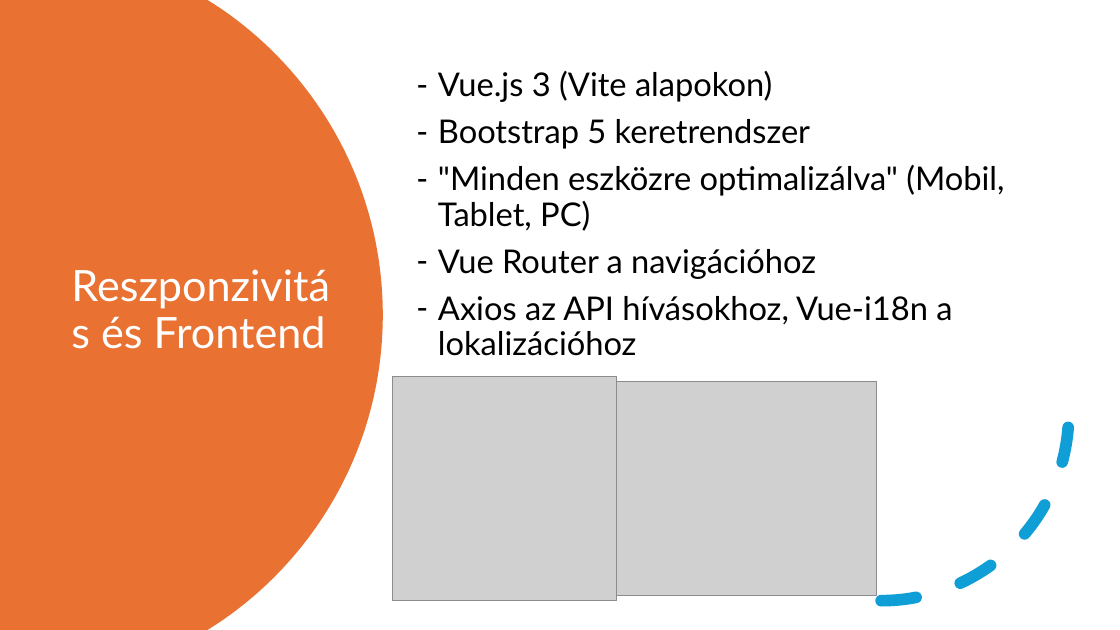
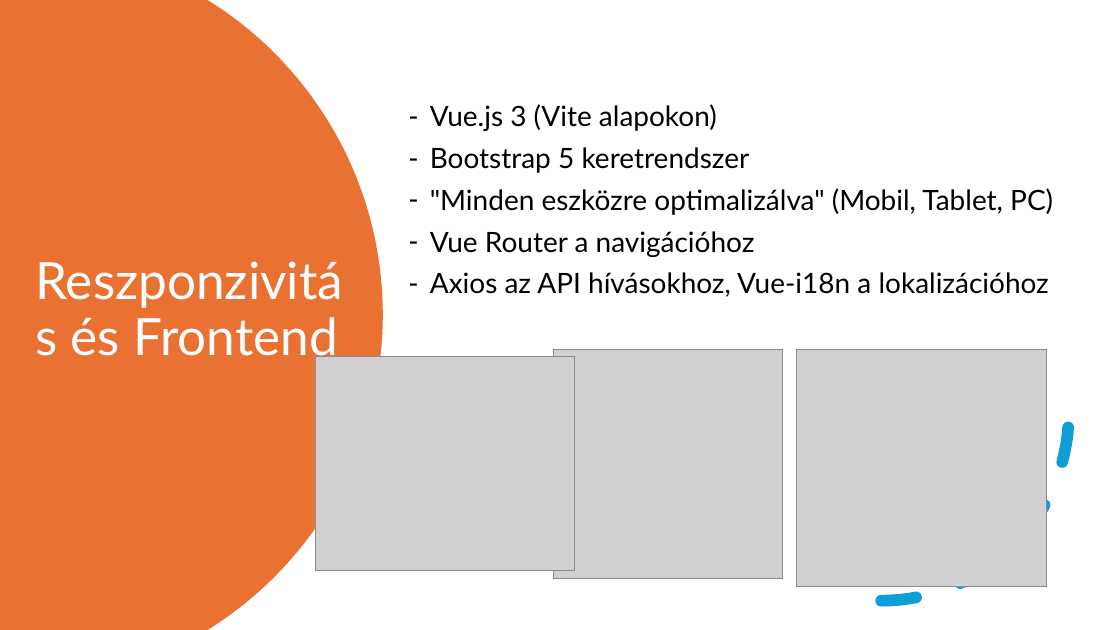
Before and after one commit to FesetoImre5/13_S1_8_vizsgaremek, a slide deck: slide 7 of Dokumentacio/Calentasker_bemutató.pptx (slide 8 before the commit). Drawn at 1120x630 pixels with LibreOffice and Linux fonts; fonts in the diff are those of the drawing; grey boxes stand for pictures. Boxes give left, top, right and bottom in pixels: in the first picture for what was removed or moved away, otherwise in the second. Text is boxed around its words. In the diff, an @@ line names an element or a change of style, - is before the commit and + after.

Commit message:
Presentation v2

```diff
--- a/Dokumentacio/Calentasker_bemutató.pptx
+++ b/Dokumentacio/Calentasker_bemutató.pptx
@@ text "Vue.js 3 (Vite alapokon)": place and size @@
-text "Vue.js 3 (Vite alapokon)" at bbox=[438, 71, 1004, 356]
+text "Vue.js 3 (Vite alapokon)" at bbox=[430, 104, 1053, 297]
@@ text "Vue.js 3 (Vite alapokon)" at bbox=[430, 104, 1053, 297]: size 28 to 24 pt @@
@@ title "Reszponzivitás és Frontend": place and size @@
-title "Reszponzivitás és Frontend" at bbox=[101, 316, 326, 349]
+title "Reszponzivitás és Frontend" at bbox=[71, 317, 338, 365]
@@ title "Reszponzivitás és Frontend" at bbox=[71, 317, 338, 365]: size 37 to 44 pt @@
@@ picture: place and size @@
-picture at bbox=[617, 381, 876, 596]
+picture at bbox=[315, 356, 575, 571]
@@ picture: place and size @@
-picture at bbox=[392, 376, 617, 601]
+picture at bbox=[554, 350, 783, 579]
@@ picture added at bbox=[797, 350, 1047, 587] @@
```
Also in this commit, not shown: 9 other slides changed, 2 slides added, 1 other file.
